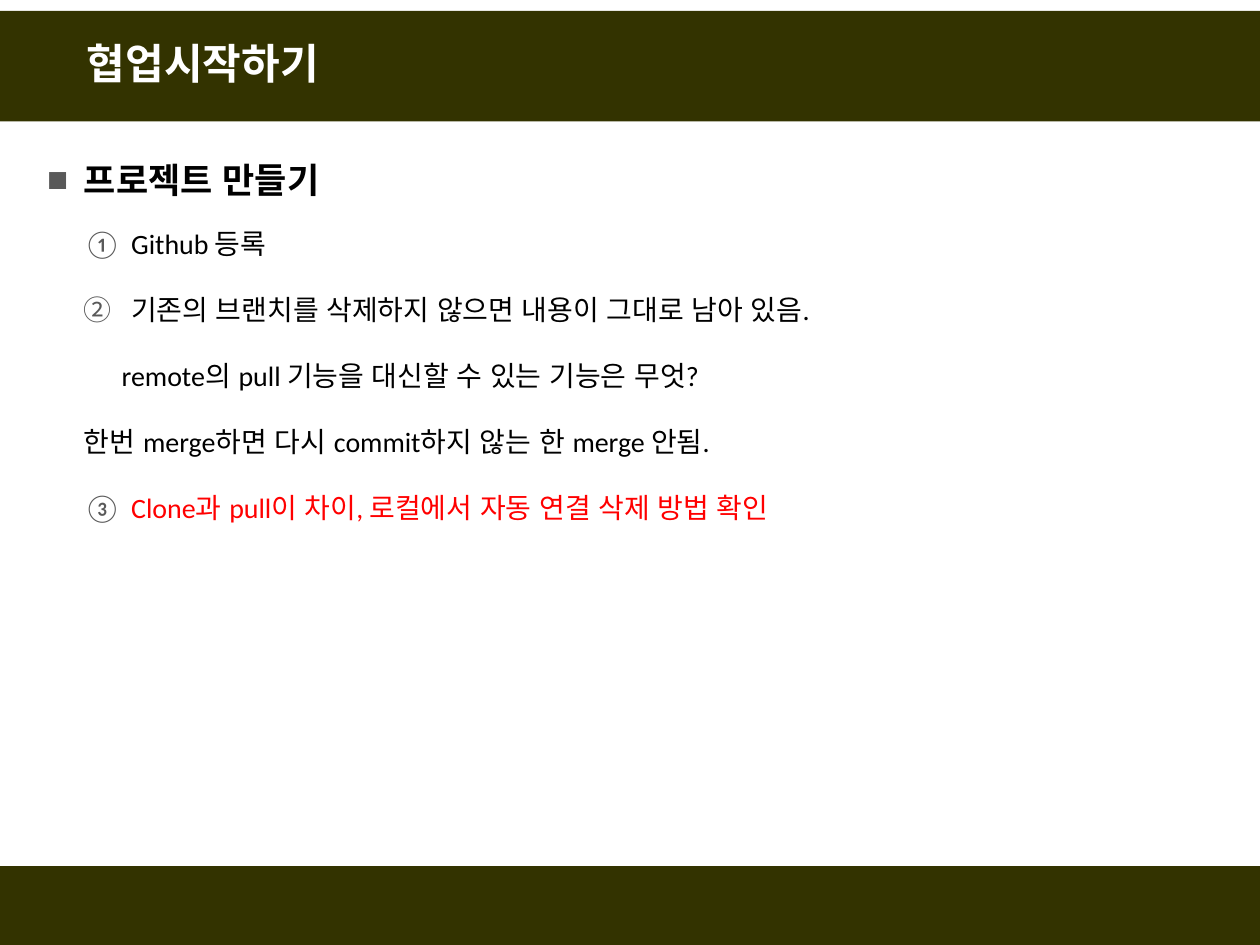
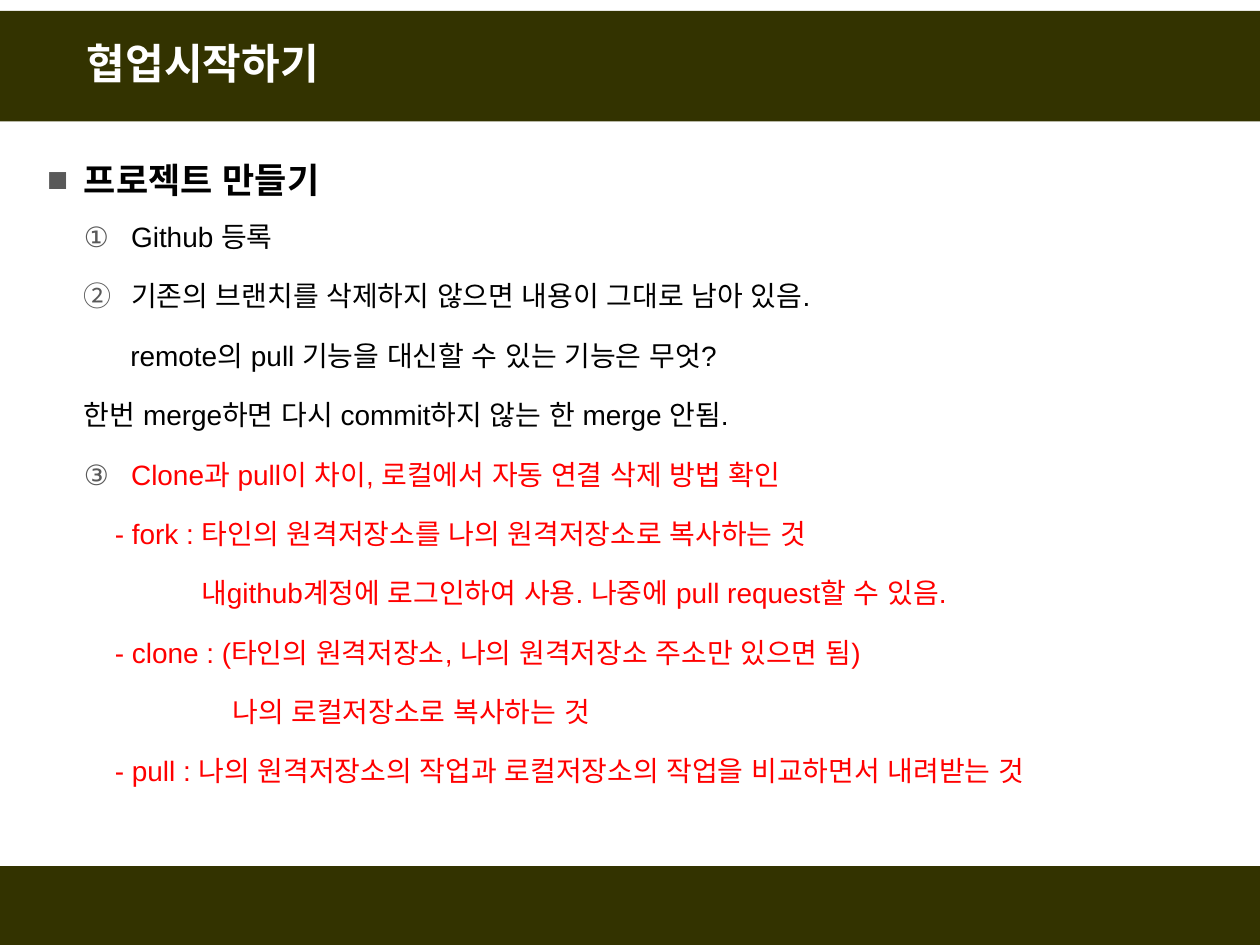
Before and after one commit to fasthill/github-lecture, a slide deck: slide 46 of git및github첫걸음-원격저장소연결.pptx (slide 39 before the commit). Drawn at 1260x945 pixels with LibreOffice and Linux fonts; fonts in the diff are those of the drawing. Boxes give left, top, right and bottom in pixels: in the first picture for what was removed or moved away, otherwise in the second. Text is boxed around its words. In the diff, an @@ line names an element or a change of style, - is before the commit and + after.

```diff
--- a/git및github첫걸음-원격저장소연결.pptx
+++ b/git및github첫걸음-원격저장소연결.pptx
@@ text at [84,224,810,490]: font Calibri to Arial in "Github 등록", "기존의 브랜치를 삭제하지 않으면 내용이 그대로 남아 ...", "remote의 pull 기능을 대신할 수 있는 기능은 ...", "한번 merge하면 다시 commit하지 않는 한 merge ..." and 1 more places; line spacing 1.5 to 1.3 @@
@@ text at [132,521,1024,787]: paragraphs added @@
+  - fork : 타인의 원격저장소를 나의 원격저장소로 복사하는 것
+  내github계정에 로그인하여 사용. 나중에 pull request할 수 있음.
+  - clone : (타인의 원격저장소, 나의 원격저장소 주소만 있으면 됨)
+  나의 로컬저장소로 복사하는 것
+  - pull : 나의 원격저장소의 작업과 로컬저장소의 작업을 비교하면서 내려받는 것
```
Also in this commit, not shown: 5 other slides changed, 11 slides added, 4 slides removed, 3 other files.
